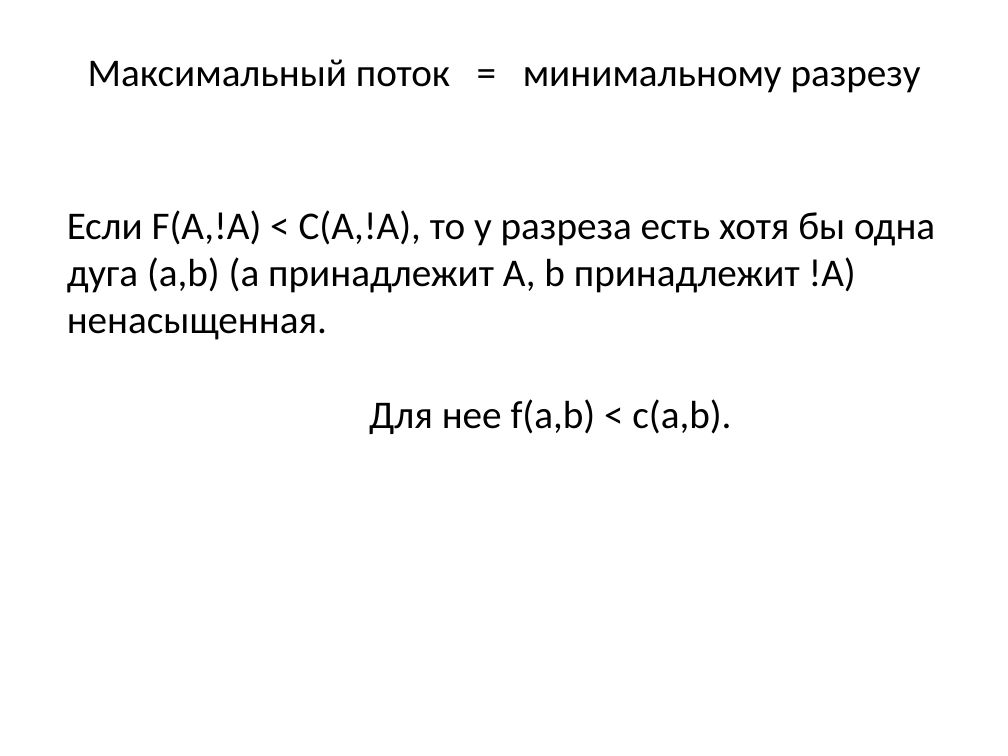
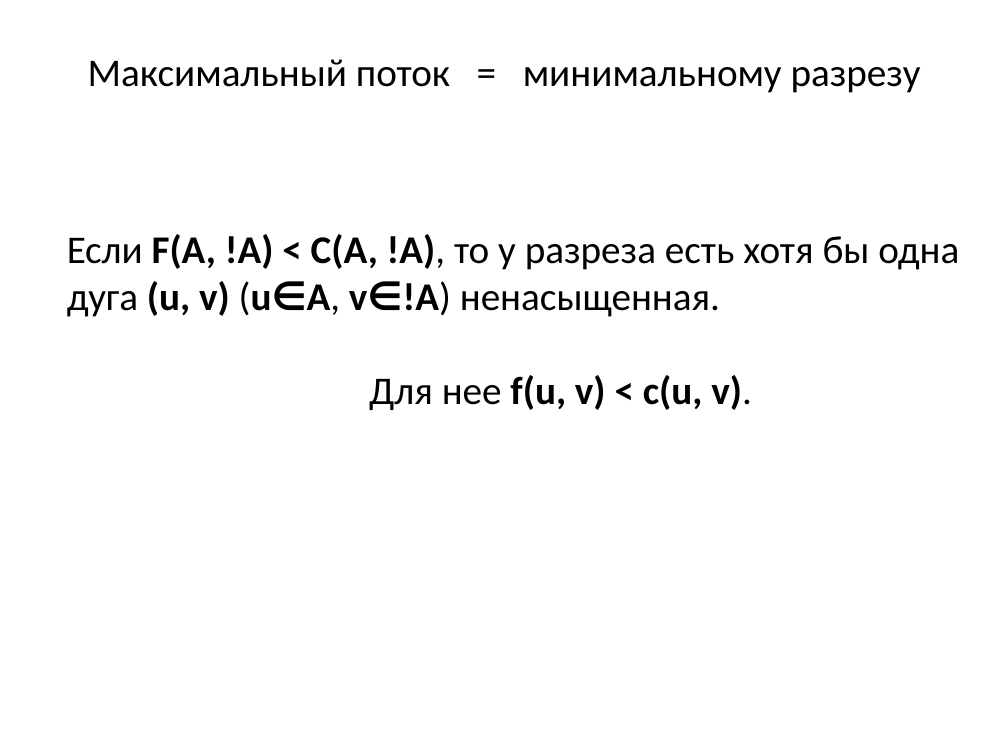
Before and after one commit to SteinbergOB/ANG, a slide deck: slide 113 of Презентации/Лекция 4.pptx (slide 98 before the commit). Drawn at 1008x756 pixels with LibreOffice and Linux fonts; fonts in the diff are those of the drawing. Boxes give left, top, right and bottom in pixels: in the first picture for what was removed or moved away, otherwise in the second. Text is boxed around its words. In the diff, an @@ line names an element or a change of style, - is before the commit and + after.

```diff
--- a/Презентации/Лекция 4.pptx
+++ b/Презентации/Лекция 4.pptx
@@ text at [67,234,959,410]: text changed @@
-Если F(A,!A) < C(A,!A), то у разреза есть хотя бы одна дуга (a,b) (a принадлежит A, b принадлежит !A) ненасыщенная.
-Для нее f(a,b) < c(a,b).
+Если F(A, !A) < C(A, !A), то у разреза есть хотя бы одна дуга (u, v) (u∈A, v∈!A) ненасыщенная.
+Для нее f(u, v) < c(u, v).
```
Also in this commit, not shown: 54 other slides changed, 61 slides added, 1 slide removed.
